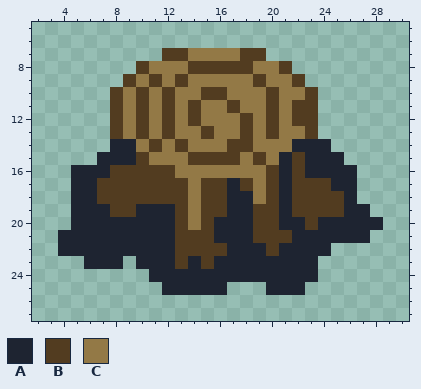
One commit to this pixel-art sprite: Wraithknight/Content/treestump1.png. That is the earlier state.
The file is 32x32 pixels. Colours within 5 levels of each other are drawn and written as one. Shown: x 2..30, y 5..27.
Palette (. is transparent): A #1e2431  B #523c20  C #937946
Pixels before, first column x 4:
 7 ........BBCCCCBB.........
 8 ......BCCCBBBBBCCB.......
 9 .....BCBCBCCCCCBCCB......
10 ....BCBCBCCBBCCCBCCB.....
11 ....BCBCBCBCCBCCBCBB.....
12 ....BCBCBCBCCCBCBCBB.....
13 ....BCBCBCCBCCBCBCCB.....
14 ....AACBCBCCCBBCCCAAA....
15 ...AAABCCCBBBBCBCABAAA...
16 .AAABBBBBCCCCCCCBABAAAA..
17 .AABBBBBBBCBBABCBABBBAA..
18 .AABBBBBBBCBBAACBABBBBA..
19 .AAABBAAABCBBAABBABBBBAA.
20 .AAAAAAAABCBAAABBAABAAAAA
21 AAAAAAAAABBBAAABBBAAAAAA.
22 AAAAAAAAABBBBAAABAAAA....
23 ..AAA.AAABABAAAAAAAA.....
24 .......AAAAAAAAAAAAA.....
25 ........AAAAA...AAA......
And afterwards:
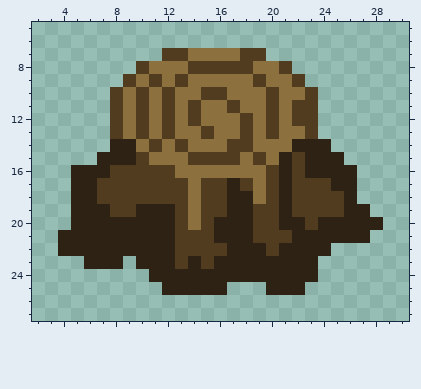
Difference:
Colour A changes from #1e2431 to #2e2215.
Colour C changes from #937946 to #8c713e.
Where, in picture pixels (left, top, right, bottom), the same in both pictures:
changed: (58, 48, 383, 295)
